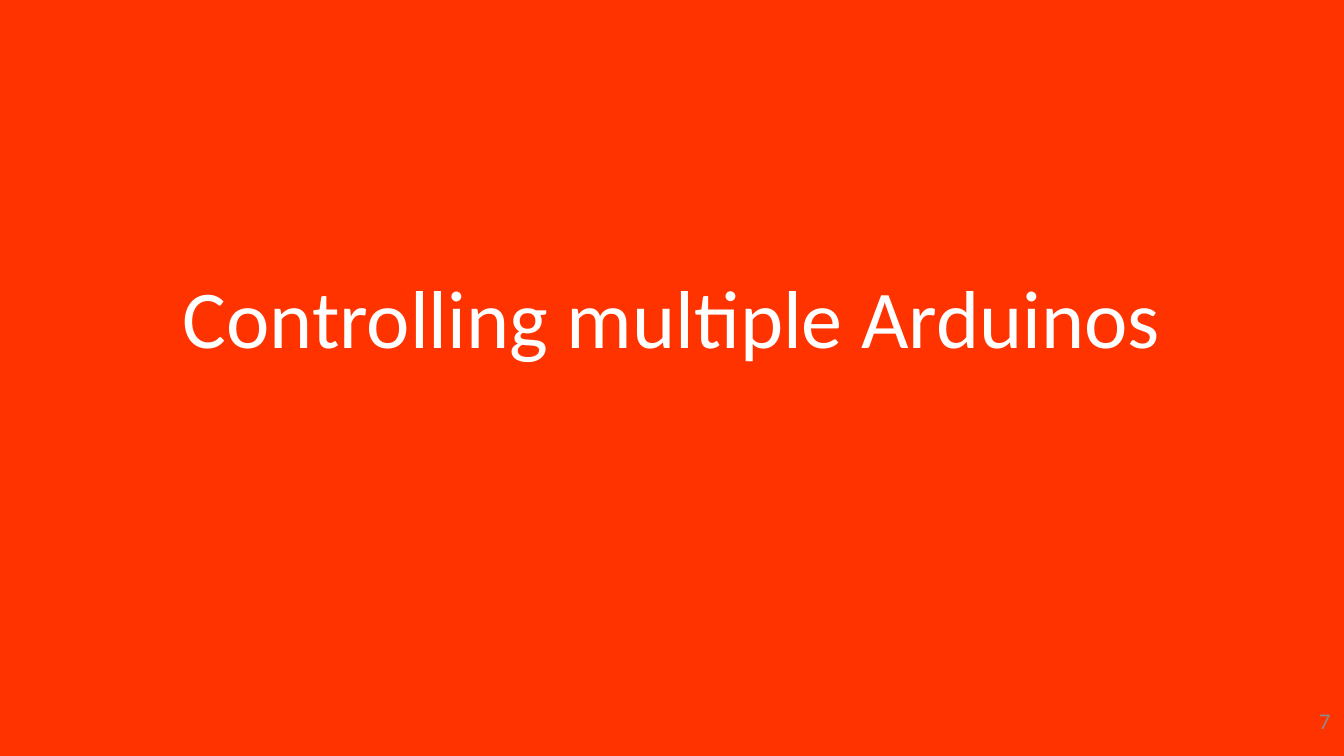
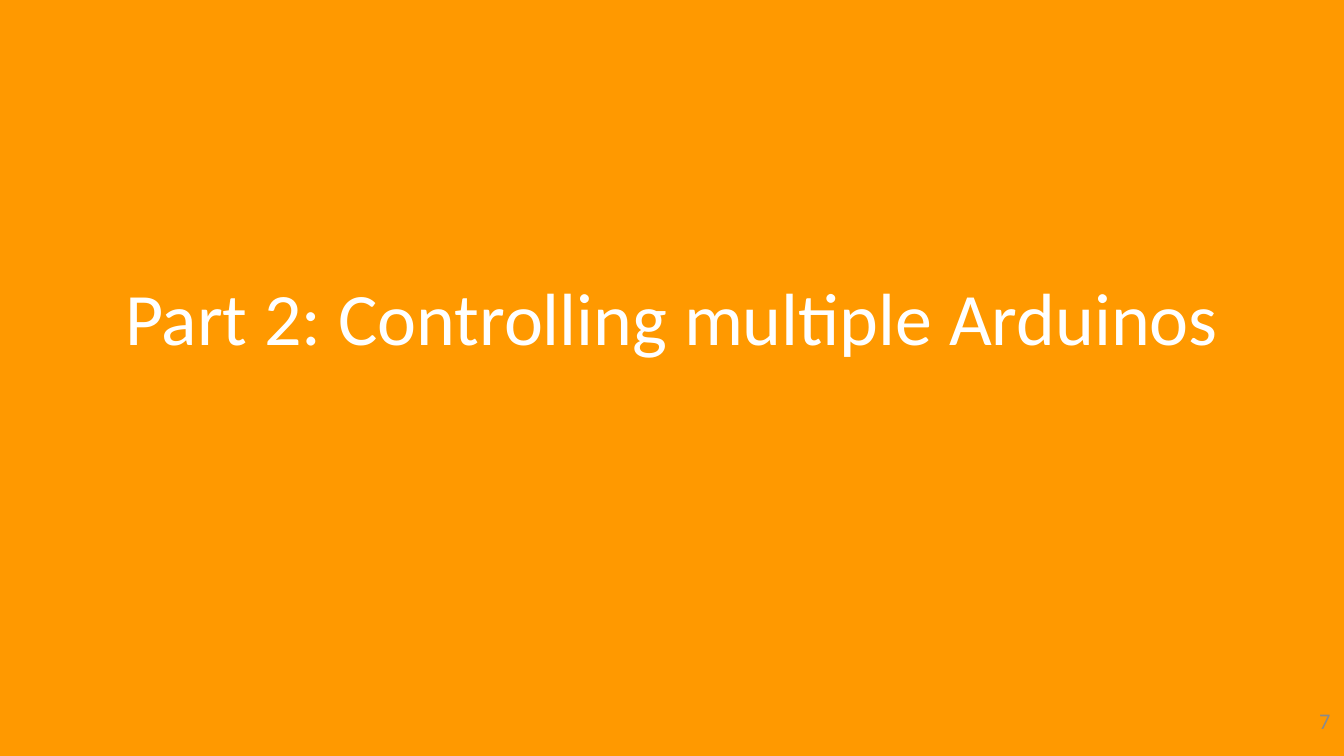
Before and after one commit to hansdejongehv/scratchClient-Tutorials, a slide deck: slide 7 of scratchClientTutorial/UK---English/UK - 4 - scratchCl Expert Tutorial.pptx. Drawn at 1344x756 pixels with LibreOffice and Linux fonts; fonts in the diff are those of the drawing. Boxes give left, top, right and bottom in pixels: in the first picture for what was removed or moved away, otherwise in the second. Text is boxed around its words. In the diff, an @@ line names an element or a change of style, - is before the commit and + after.

```diff
--- a/scratchClientTutorial/UK---English/UK - 4 - scratchCl Expert Tutorial.pptx
+++ b/scratchClientTutorial/UK---English/UK - 4 - scratchCl Expert Tutorial.pptx
@@ background #FF3300 to #FF9900 @@
@@ title at box(125, 293, 1218, 358): text changed; size 44 to 39.6 pt @@
-Controlling multiple Arduinos
+Part 2: Controlling multiple Arduinos
```
Also in this commit, not shown: 12 other slides changed, 1 slide removed, 41 other files.
